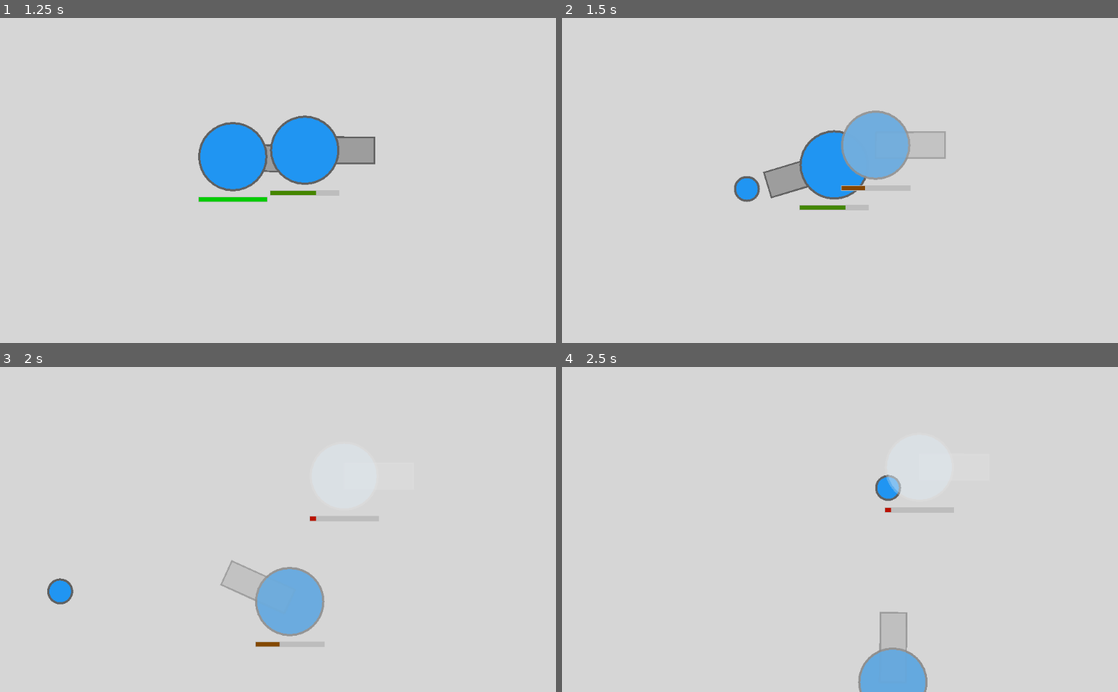
Above: before the commit, frames 1-4 (two rows, left to right).
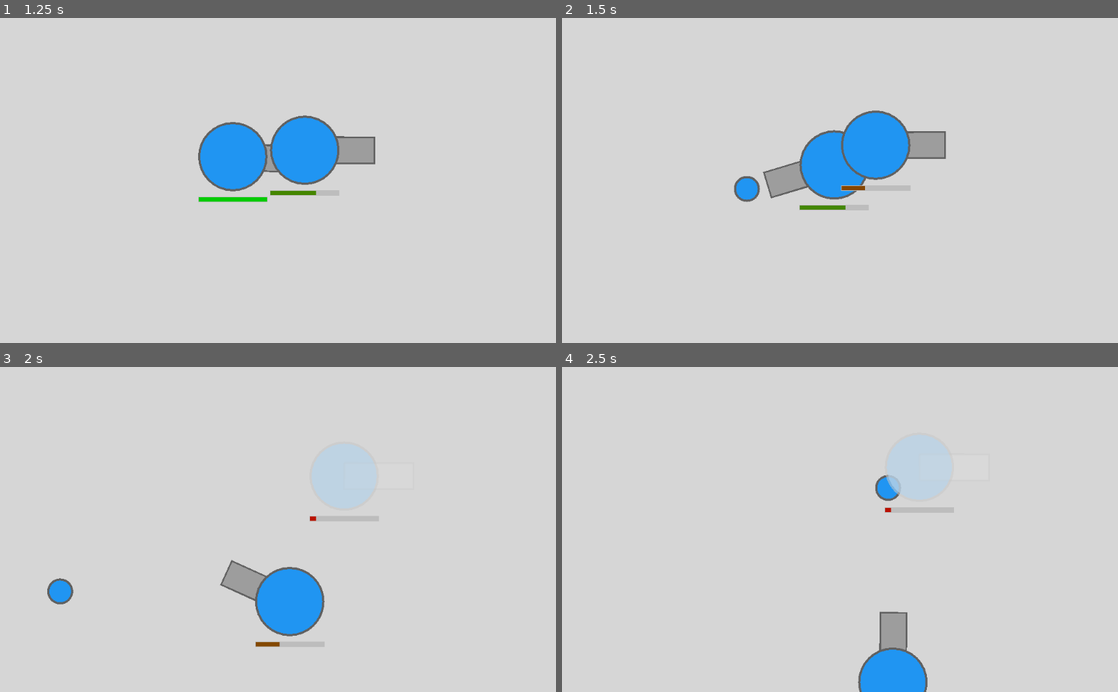
Above: after the commit, the same moments.

Repository: marianopolis-ai/Automatank
Game: Godot game, scene res://TestWorld.tscn
The game is run twice, just before and just after one commit, with the same random seed, the same clock (stepped at 60 frames per second) and the same inputs. The project has no main scene, so this scene is started directly.
Inputs (mouse positions are in pixels of both pictures, inside the frame that each line leads up to):
- Up to frame 1 (1.25 s): tap Enter at 0.5 s; move the mouse to (400, 164) at 0.52 s; hold D (right) from 0.53 s (still down); click (400, 164) at 0.6 s
- Up to frame 2 (1.5 s): move the mouse to (728, 196) at 1.27 s; release D (right) at 1.28 s; hold S (down) from 1.28 s (still down); click (728, 196) at 1.35 s
- Up to frame 3 (2 s): keep holding S (down)
- Up to frame 4 (2.5 s): move the mouse to (895, 458) at 2.02 s; release S (down) at 2.03 s; hold D (right) from 2.03 s (still down); click (895, 458) at 2.1 s

Frame 1 is identical in both runs. In frame 2, 2.6% of the frame differs, in the area x 50-69%, y 28-50%; in frame 3, 4.5%, in the area x 39-68%, y 23-83%; in frame 4, 3.8%.

Commit message:
Lowered the transparency threshold so low-health objects are easier to see in the new background.

Diff:
--- a/TestWorld.tscn
+++ b/TestWorld.tscn
@@ -7,9 +7,6 @@
 
 [node name="PlayerTank" parent="." instance=ExtResource( 1 )]
 position = Vector2( 280, 256 )
-collision_layer = 2
-collision_mask = 5
-linear_damp = 2.0
 
 [node name="Tank" parent="." instance=ExtResource( 2 )]
 position = Vector2( 544, 256 )
--- a/scripts/CircularBody.gd
+++ b/scripts/CircularBody.gd
@@ -29,7 +29,7 @@
 var transparency: float = 1.0
 # Bodies with health ratios less than this value will appear more and more
 # transparent as it loses health.
-var transparency_threshold: float = 0.5
+var transparency_threshold: float = 0.25
 # The size of the body. Can be overridden by inheritors.
 var radius: float = 64.0
 
